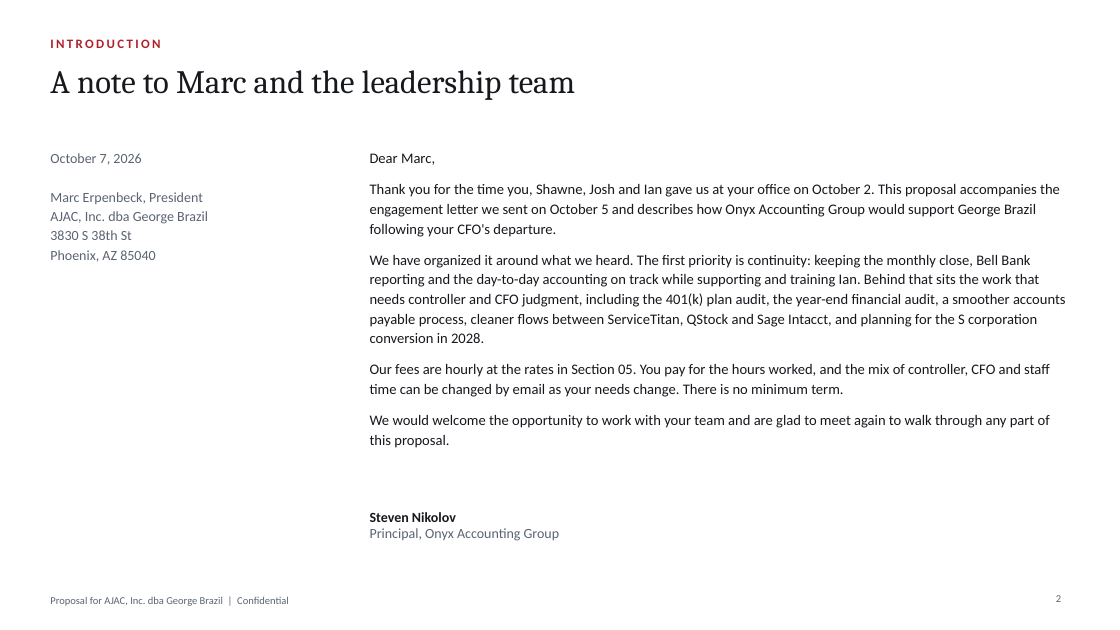
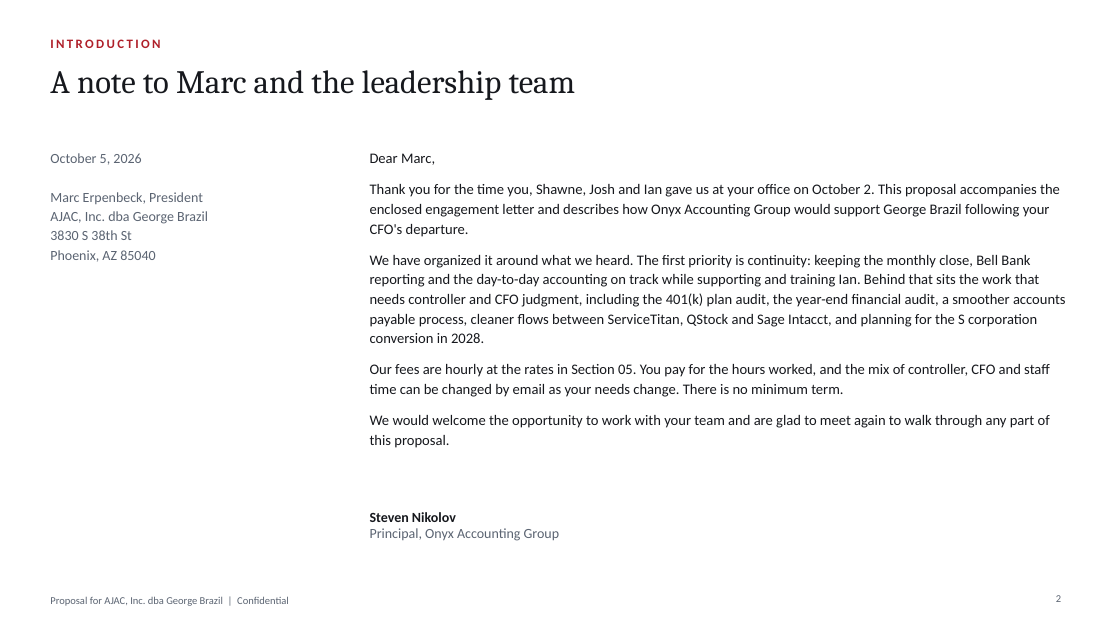
Before and after one commit to Onyxcfo/Engagement-Letter-Edits, a slide deck: slide 2 of Onyx_GeorgeBrazil_Proposal.pptx. Drawn at 1120x630 pixels with LibreOffice and Linux fonts; fonts in the diff are those of the drawing; background and template pictures are left out. Boxes give left, top, right and bottom in pixels: in the first picture for what was removed or moved away, otherwise in the second. Text is boxed around its words. In the diff, an @@ line names an element or a change of style, - is before the commit and + after.

```diff
--- a/Onyx_GeorgeBrazil_Proposal.pptx
+++ b/Onyx_GeorgeBrazil_Proposal.pptx
@@ text at (50, 153, 141, 165): text changed @@
-October 7, 2026
+October 5, 2026
@@ text at (370, 184, 1060, 237): text changed @@
-Thank you for the time you, Shawne, Josh and Ian gave us at your office on October 2. This proposal accompanies the engagement letter we sent on October 5 and describes how Onyx Accounting Group would support George Brazil following your CFO's departure.
+Thank you for the time you, Shawne, Josh and Ian gave us at your office on October 2. This proposal accompanies the enclosed engagement letter and describes how Onyx Accounting Group would support George Brazil following your CFO's departure.
```
Also in this commit, not shown: 2 other slides changed.
